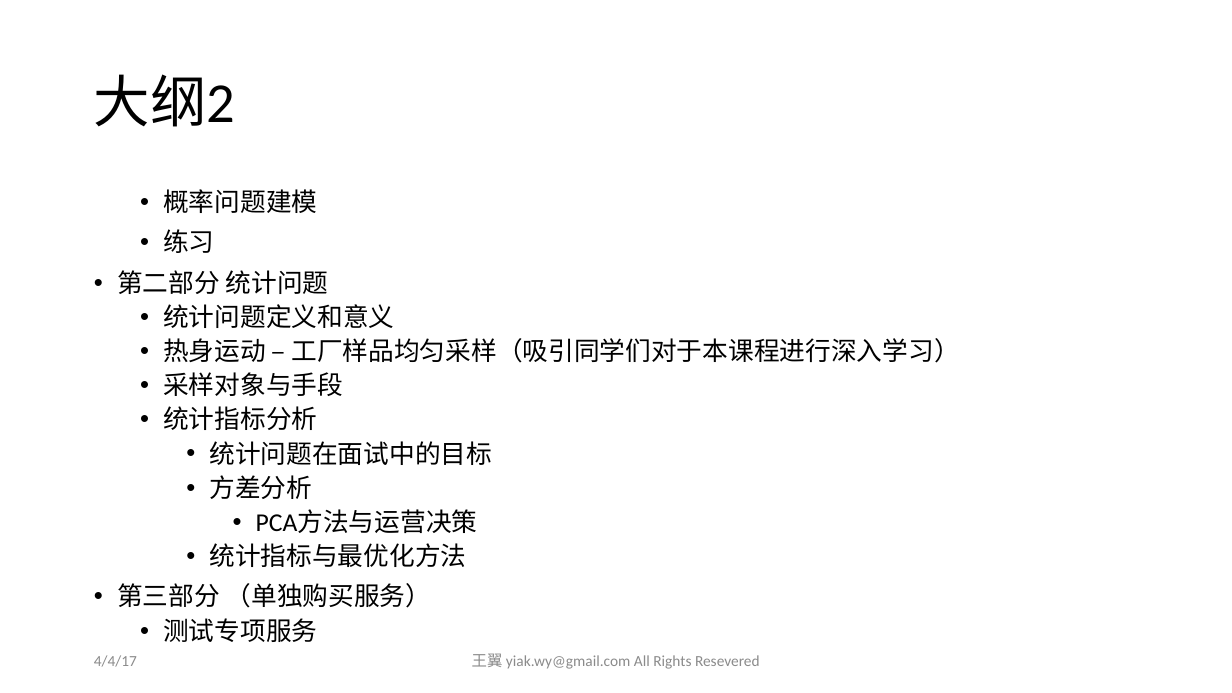
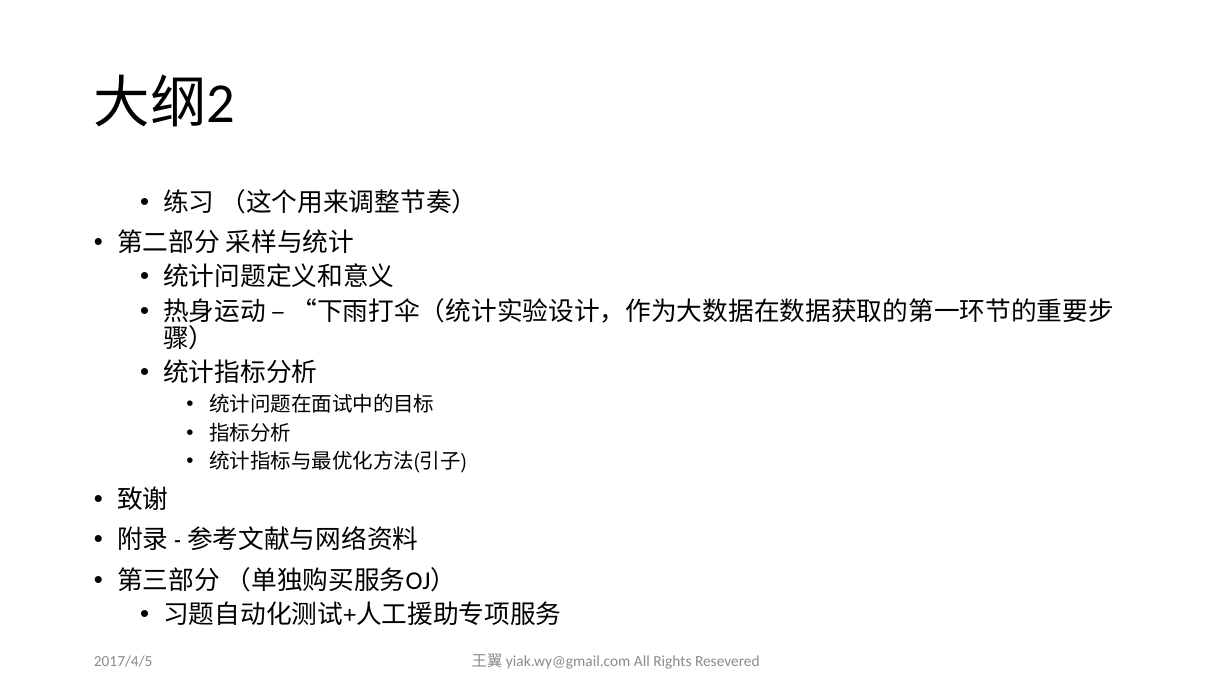
Before and after one commit to yiakwy/yiakwy.github.io, a slide deck: slide 3 of Computing Random Variables/Computing Random Variables.pptx. Drawn at 1232x693 pixels with LibreOffice and Linux fonts; fonts in the diff are those of the drawing. Boxes give left, top, right and bottom in pixels: in the first picture for what was removed or moved away, otherwise in the second. Text is boxed around its words. In the diff, an @@ line names an element or a change of style, - is before the commit and + after.

```diff
--- a/Computing Random Variables/Computing Random Variables.pptx
+++ b/Computing Random Variables/Computing Random Variables.pptx
@@ text at (117, 189, 477, 253): text changed @@
-  • 概率问题建模
-    • 练习
-• 第二部分 统计问题
+    • 练习 （这个用来调整节奏）
+• 第二部分 采样与统计
@@ text at (163, 298, 1114, 350): text changed @@
-  • 热身运动 – 工厂样品均匀采样（吸引同学们对于本课程进行深入学习）
-  • 采样对象与手段
+  • 热身运动 – “下雨打伞（统计实验设计，作为大数据在数据获取的第一环节的重要步骤）
@@ text at (209, 393, 434, 413): size 20 to 16 pt, font Calibri to Arial Narrow in "统计问题在面试中的目标" @@
@@ text at (117, 422, 561, 625): text changed; font Calibri to Arial Narrow @@
-    • 方差分析
-      • PCA方法与运营决策
-    • 统计指标与最优化方法
-• 第三部分 （单独购买服务）
-  • 测试专项服务
+    • 指标分析
+    • 统计指标与最优化方法(引子)
+• 致谢
+• 附录 - 参考文献与网络资料
+• 第三部分 （单独购买服务OJ）
+  • 习题自动化测试+人工援助专项服务
@@ text at (94, 655, 153, 667): text changed @@
-4/4/17
+2017/4/5
```
Also in this commit, not shown: 34 other slides changed, 20 slides added.
